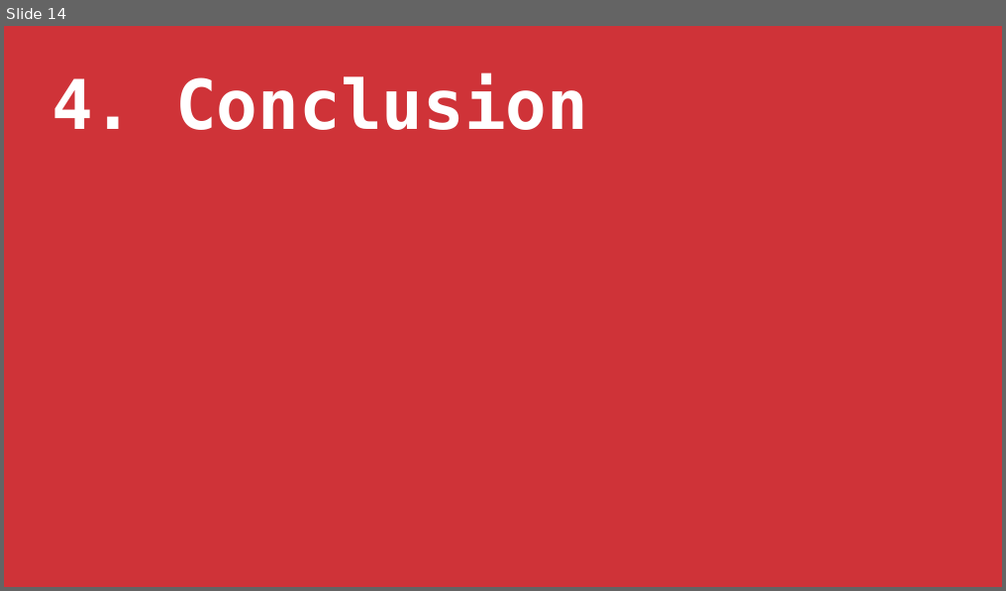
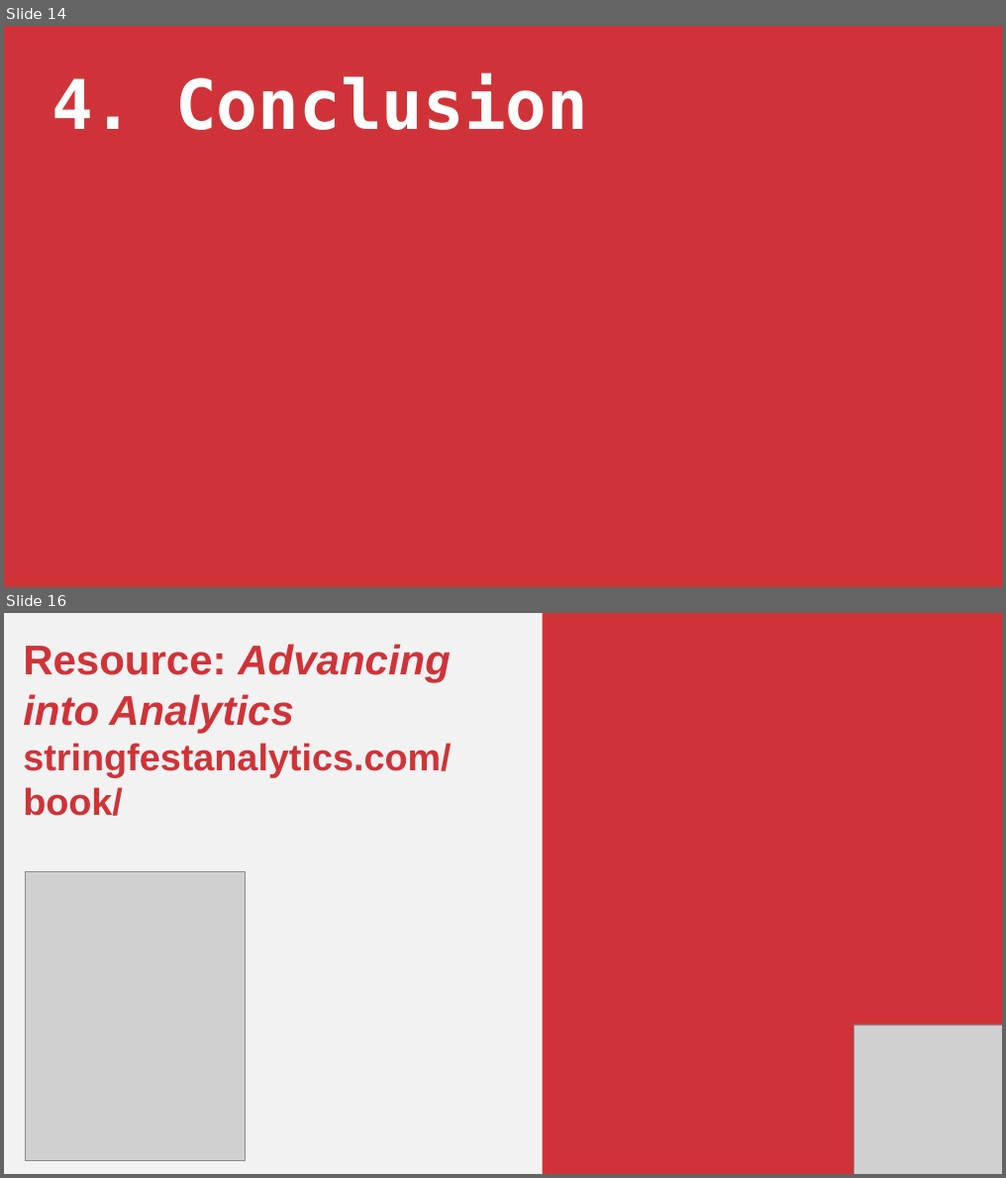
Before and after one commit to stringfestdata/python-in-excel-crash-course, a slide deck: python-in-excel-crash-course.pptx. Shown one above the other, each under a label of ours: slide 14 before the commit, slides 14 and 16 after it; the slides between them are not shown. The pictures are 1006x591 and 1006x1178 pixels, drawn with LibreOffice and Linux fonts; fonts in the diff are those of the drawing; grey boxes stand for pictures. Boxes give left, top, right and bottom in pixels: in the first picture for what was removed or moved away, otherwise in the second. Text is boxed around its words. In the diff, an @@ line names an element or a change of style, - is before the commit and + after.

```diff
--- a/python-in-excel-crash-course.pptx
+++ b/python-in-excel-crash-course.pptx
@@ slide 16 added at [4,613,1002,1174], background #F2F2F2 @@
@@ rectangle added at [542,613,1002,1174], fill #CF3338 @@
@@ text added at [23,644,450,816], 60 pt, text #CF3338, bold @@
+Resource: Advancing into Analytics
+stringfestanalytics.com/book/
@@ picture added at [25,872,246,1161] @@
@@ picture added at [854,1025,1002,1174] @@
```
Also in this commit, not shown: 2 slides changed, 3 other slides added, 3 slides removed.
